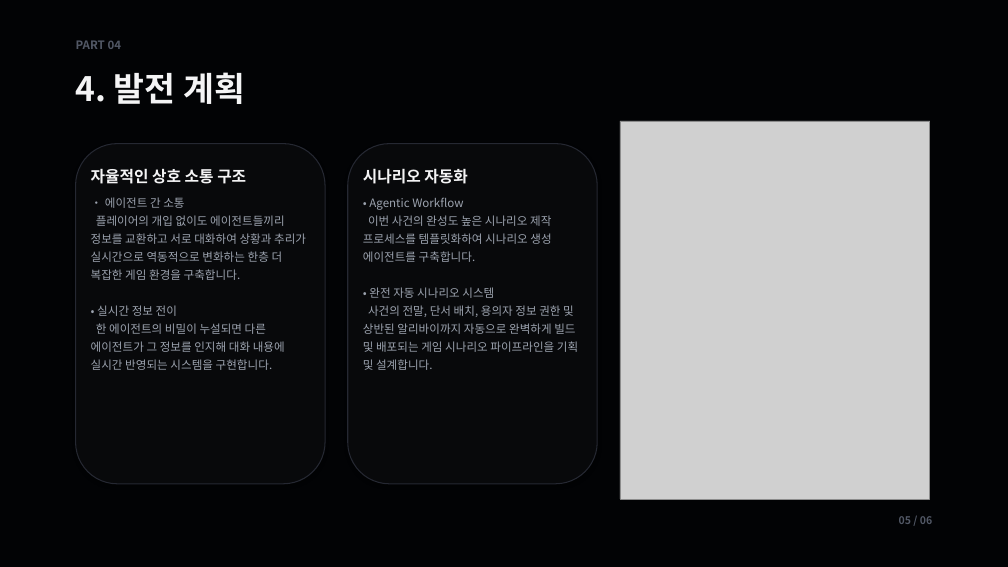
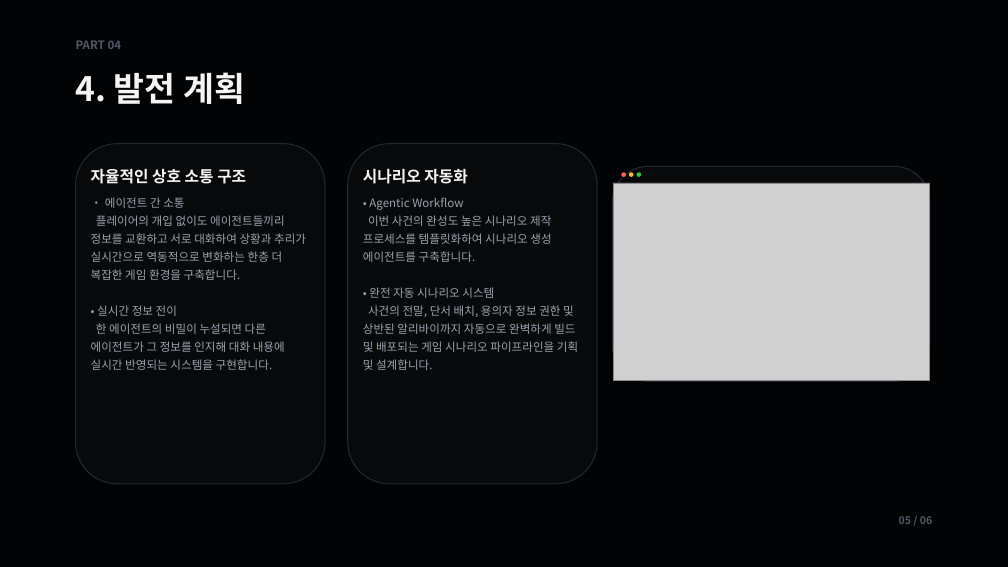
Before and after one commit to swmaestro-ai-27/the-demo-day-incident, a slide deck: slide 5 of presentation/demo-day-incident-deck.pptx. Drawn at 1008x567 pixels with LibreOffice and Linux fonts; fonts in the diff are those of the drawing; grey boxes stand for pictures. Boxes give left, top, right and bottom in pixels: in the first picture for what was removed or moved away, otherwise in the second. Text is boxed around its words. In the diff, an @@ line names an element or a change of style, - is before the commit and + after.

```diff
--- a/presentation/demo-day-incident-deck.pptx
+++ b/presentation/demo-day-incident-deck.pptx
@@ rounded rectangle added at [613, 166, 930, 382], fill #08090B, outline #252832 1 pt @@
@@ ellipse added at [622, 172, 626, 177], fill #FF5F56 @@
@@ ellipse added at [629, 172, 634, 177], fill #FFBD2E @@
@@ ellipse added at [637, 172, 641, 177], fill #27C93F @@
@@ picture: place and size @@
-picture at [620, 121, 930, 499]
+picture at [613, 183, 929, 381]
```
Also in this commit, not shown: 2 other slides changed, 3 other files.
